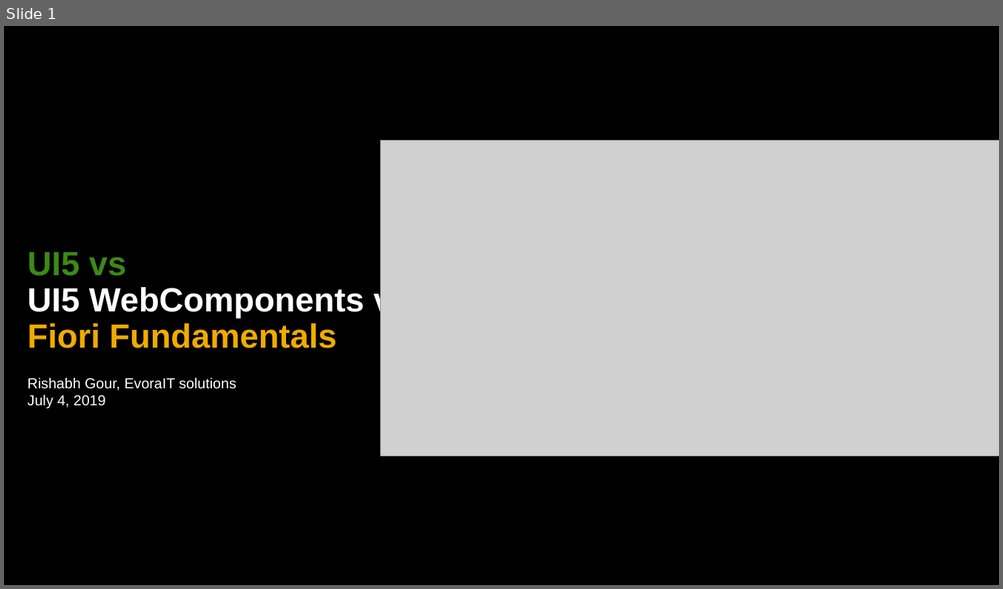
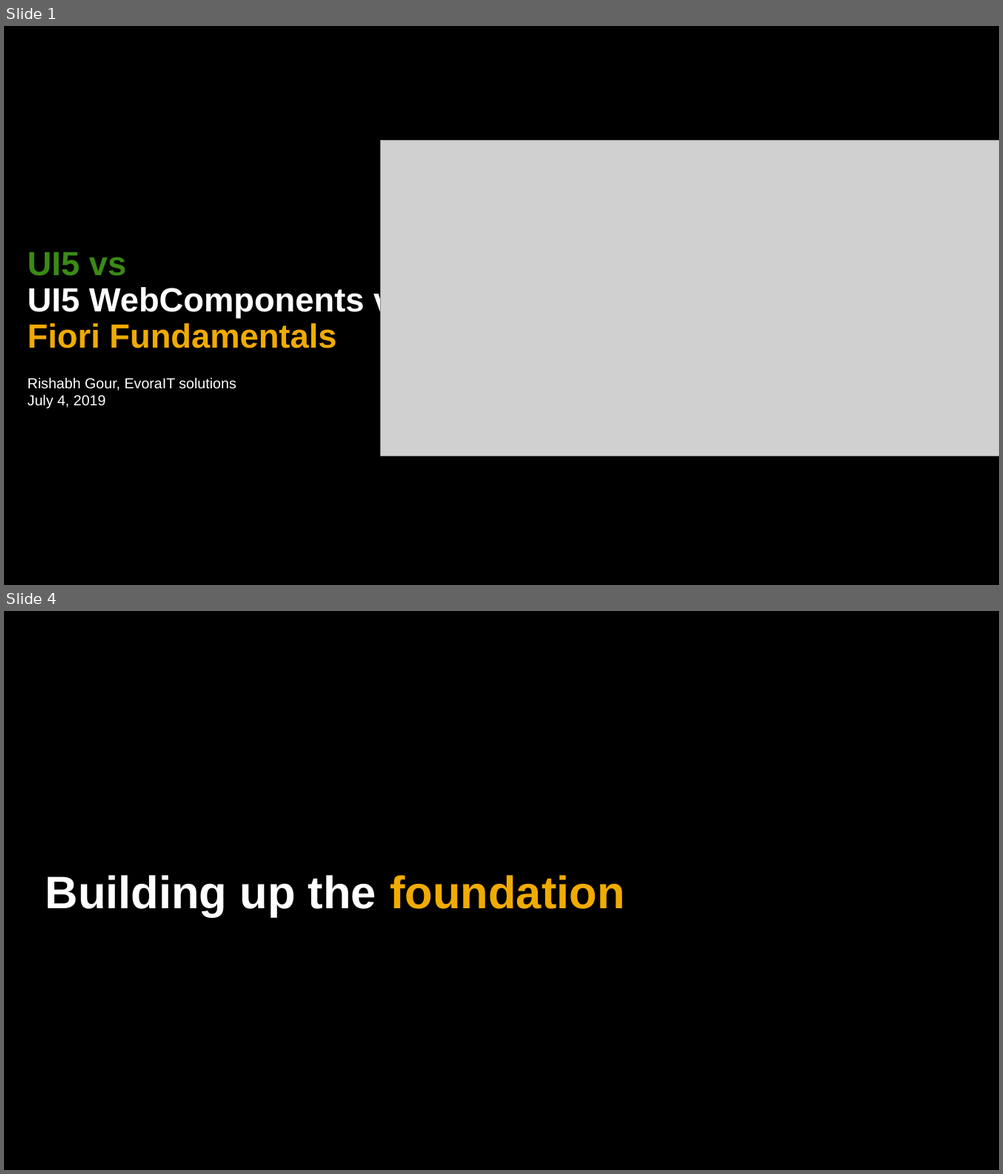
Before and after one commit to rishabh62/UI5con, a slide deck: UI5con.pptx. Shown one above the other, each under a label of ours: slide 1 before the commit, slides 1 and 4 after it; the slides between them are not shown. The pictures are 1003x589 and 1003x1174 pixels, drawn with LibreOffice and Linux fonts; fonts in the diff are those of the drawing; grey boxes stand for pictures. Boxes give left, top, right and bottom in pixels: in the first picture for what was removed or moved away, otherwise in the second. Text is boxed around its words. In the diff, an @@ line names an element or a change of style, - is before the commit and + after.

```diff
--- a/UI5con.pptx
+++ b/UI5con.pptx
@@ slide 4 added at box(4, 611, 999, 1170), background #000000 @@
@@ title added at box(45, 875, 625, 917), 44 pt, text #FFFFFF, bold @@
+Building up the foundation
```
Also in this commit, not shown: 1 slide changed, 15 other slides added, 2 slides removed.
